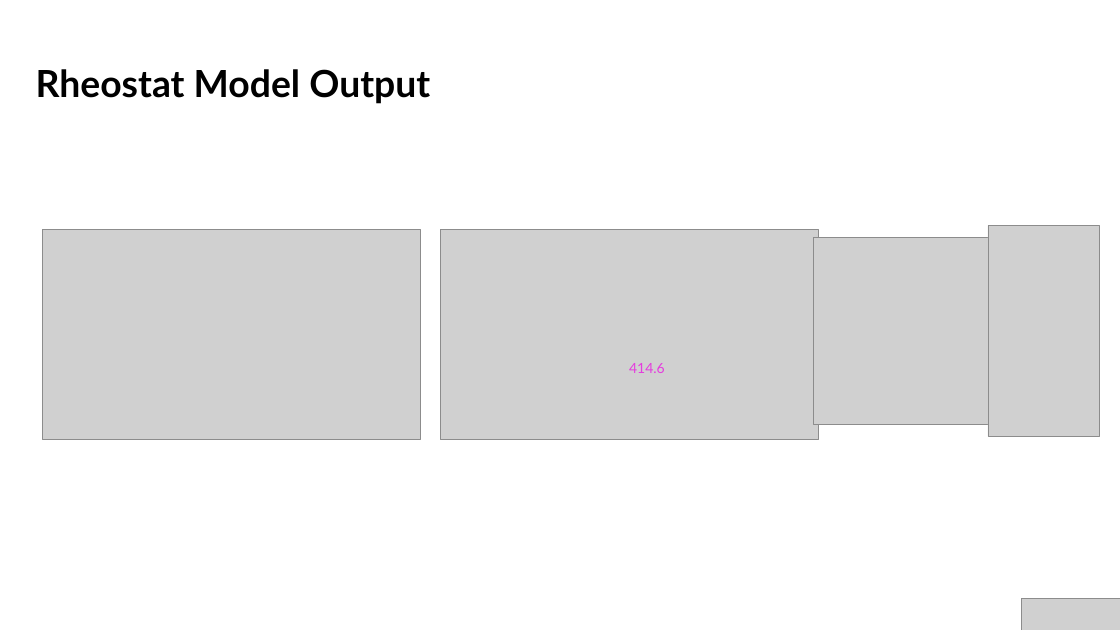
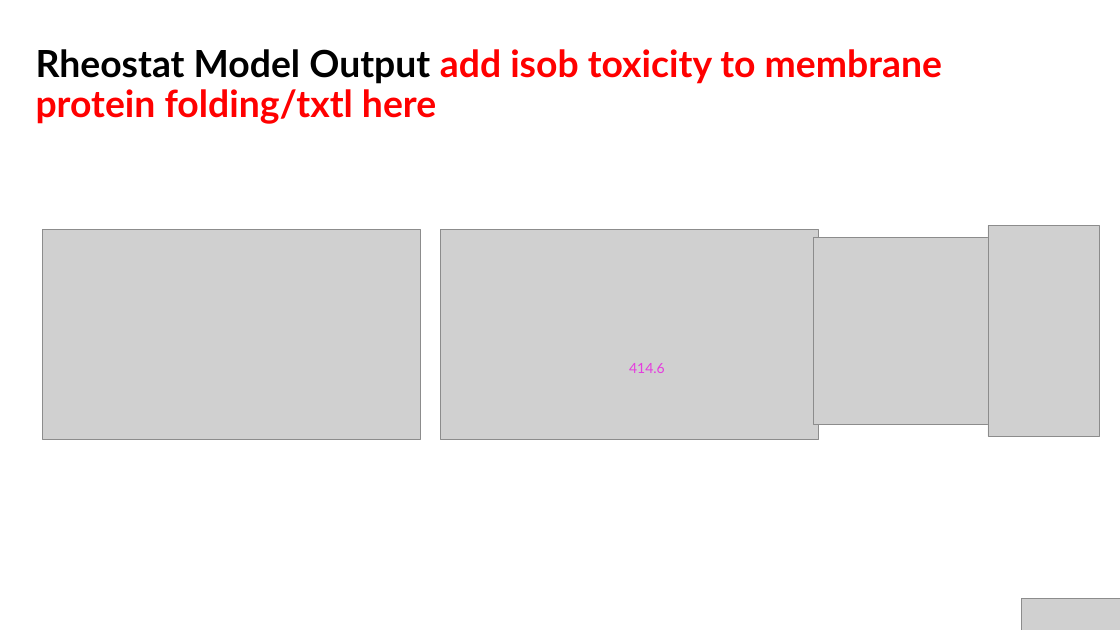
Before and after one commit to AnkitaRoychoudhury/ug_murray, a slide deck: slide 6 of miscellaneous/presentations/20200715_syncell_mtg.pptx. Drawn at 1120x630 pixels with LibreOffice and Linux fonts; fonts in the diff are those of the drawing; grey boxes stand for pictures. Boxes give left, top, right and bottom in pixels: in the first picture for what was removed or moved away, otherwise in the second. Text is boxed around its words. In the diff, an @@ line names an element or a change of style, - is before the commit and + after.

```diff
--- a/miscellaneous/presentations/20200715_syncell_mtg.pptx
+++ b/miscellaneous/presentations/20200715_syncell_mtg.pptx
@@ title at (36, 49, 942, 124): text changed; text colour #000000 to #FF0000 @@
-Rheostat Model Output
+Rheostat Model Output add isob toxicity to membrane protein folding/txtl here
```
Also in this commit, not shown: 4 other slides changed, 1 slide added, 2 slides removed, 11 other files.
